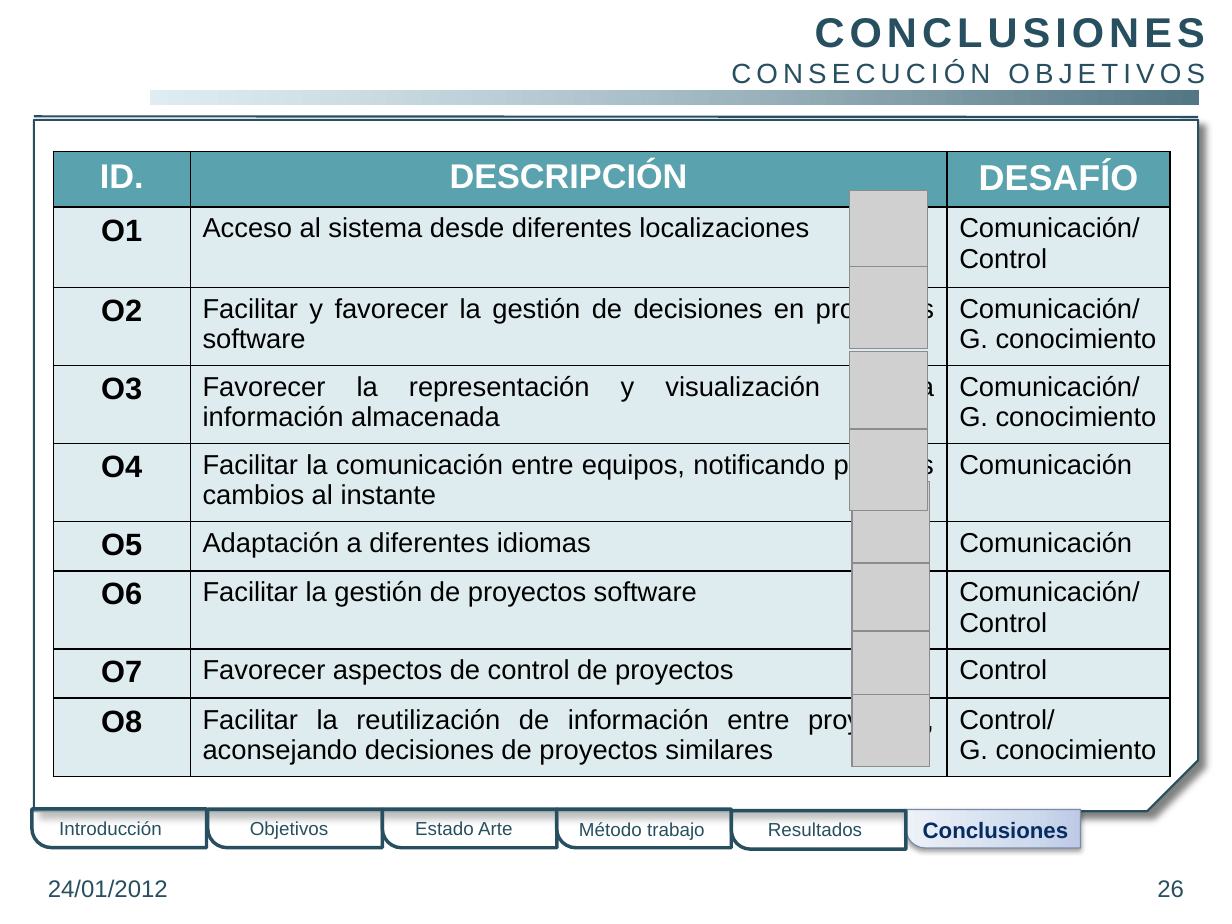
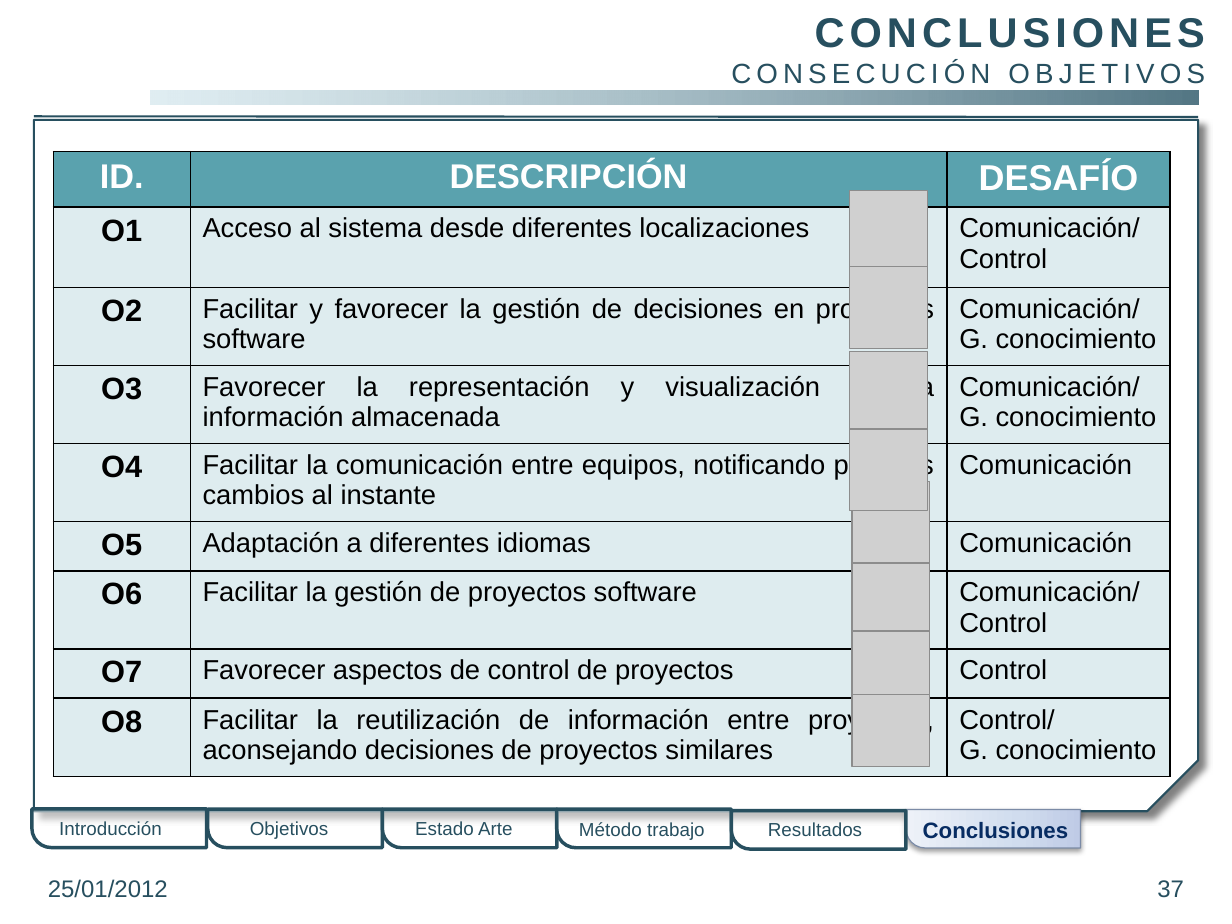
Before and after one commit to gangadhar001/repo-pfc, a slide deck: slide 37 of PFC/Presentacion/PresentacionPFC.pptx (slide 26 before the commit). Drawn at 1232x924 pixels with LibreOffice and Linux fonts; fonts in the diff are those of the drawing; grey boxes stand for pictures; background and template pictures are left out. Boxes give left, top, right and bottom in pixels: in the first picture for what was removed or moved away, otherwise in the second. Text is boxed around its words. In the diff, an @@ line names an element or a change of style, - is before the commit and + after.

```diff
--- a/PFC/Presentacion/PresentacionPFC.pptx
+++ b/PFC/Presentacion/PresentacionPFC.pptx
@@ text at bbox=[48, 879, 168, 898]: text changed @@
-24/01/2012
+25/01/2012
@@ page number at bbox=[1157, 880, 1184, 898]: text changed @@
-26
+37
```
Also in this commit, not shown: 20 other slides changed, 11 slides added.
